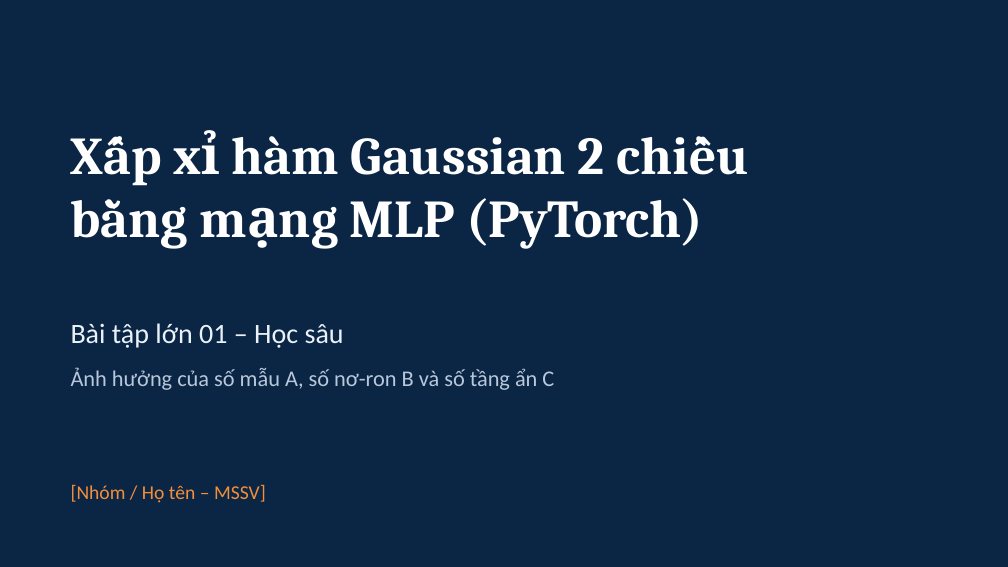
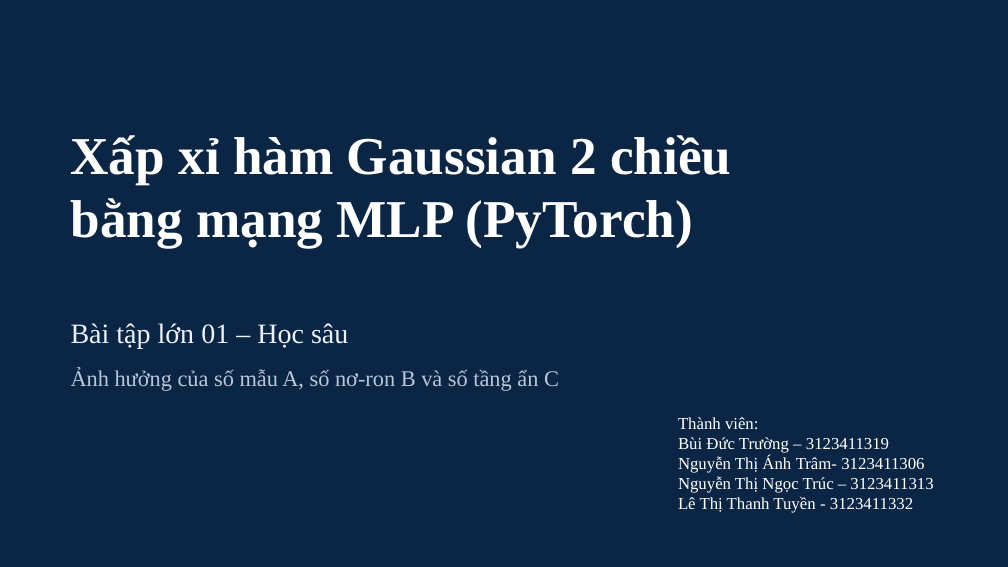
Before and after one commit to Truongbuiii/SGU26K2_HocSau_S5_DCT123C4_0709_Nhom, a slide deck: slide 1 of Tuan09/BTL01_Nhom_HoTen_MSSV/slides/Slide_BTL01.pptx. Drawn at 1008x567 pixels with LibreOffice and Linux fonts; fonts in the diff are those of the drawing. Boxes give left, top, right and bottom in pixels: in the first picture for what was removed or moved away, otherwise in the second. Text is boxed around its words. In the diff, an @@ line names an element or a change of style, - is before the commit and + after.

```diff
--- a/Tuan09/BTL01_Nhom_HoTen_MSSV/slides/Slide_BTL01.pptx
+++ b/Tuan09/BTL01_Nhom_HoTen_MSSV/slides/Slide_BTL01.pptx
@@ text "Xấp xỉ hàm Gaussian 2 ..." at (x1=71, y1=135, x2=731, y2=249): font Cambria to Times New Roman @@
@@ text "Bài tập lớn 01 – ..." at (x1=71, y1=323, x2=348, y2=349): font Calibri to Times New Roman @@
@@ text "Ảnh hưởng của số mẫu ..." at (x1=71, y1=369, x2=559, y2=391): font Calibri to Times New Roman @@
@@ text added at (x1=678, y1=417, x2=933, y2=513), 12 pt, text #FFFFFF @@
+Thành viên:
+Bùi Đức Trường – 3123411319
+Nguyễn Thị Ánh Trâm- 3123411306
+Nguyễn Thị Ngọc Trúc – 3123411313
+Lê Thị Thanh Tuyền - 3123411332
@@ text removed at (x1=71, y1=485, x2=266, y2=503) @@
-[Nhóm / Họ tên – MSSV]
```
Also in this commit, not shown: 1 other slide changed, 3 other files.
